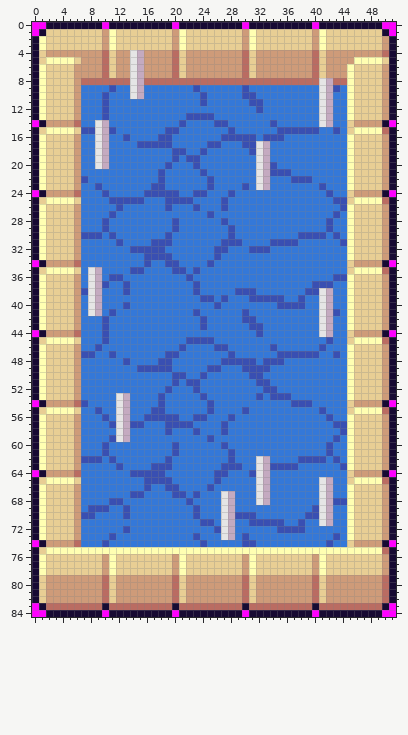
Sprite sheet: Images/Objects/anzacPool.png. Above, as it was before the edit.
The file is 52x85 pixels.
And afterwards:
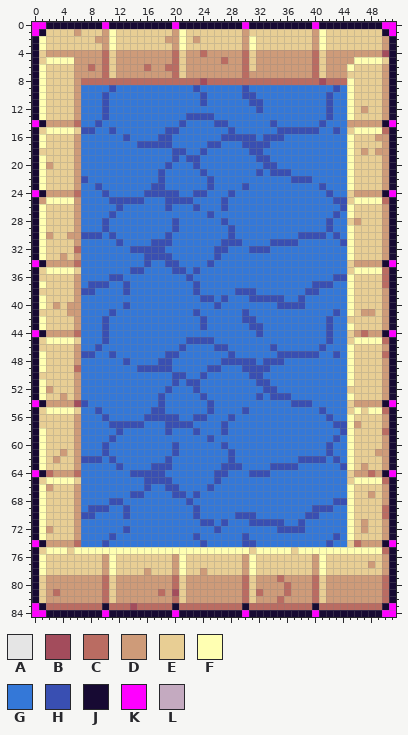
Palette (. is transparent): A #e5e5e5  B #a34c5c  C #ba6c62  D #ce9b79  E #e8ce94  F #ffffb2  G #3478d8  H #394fb2  J #170a33  K #ff00ff  L #c4aac0
Change:
Colour B replaces colour A in row 8 at x 41.
Colour B replaces colour C in row 4 at x 50; in row 8 at x 24; in row 54 at x 6; in row 81 at x 20; in row 83 at x 14.
Colour C replaces colour A in row 8 at x 14.
Colour C replaces colour D in row 4 at x 24; in row 5 at x 27; in row 6 at x 8, 16 and 19; in row 32 at x 6; in rows 36 to 37 at x 50; in row 44 at x 47.
Colour C replaces colour D in row 47 at x 50; in row 49 at x 6; in row 58 at x 50; in row 64 at x 2 and 48; in rows 69 to 70 at x 50; in row 74 at x 46.
Colour C replaces colour D in row 79 at x 35; in row 80 at x 36; in row 81 at x 3, 18, 32 and 36; in row 82 at x 35.
Colour C replaces colour L in row 8 at x 15 and 42.
Colour D replaces colour A in rows 4 to 7 at x 14.
Colour D replaces colour E in row 1 at x 6; in row 2 at x 9, 19 and 23; in row 5 at x 6; in row 7 at x 31; in row 12 at x 47; in row 14 at x 45.
Colour D replaces colour E in row 16 at x 49; in row 18 at x 47 and 49; in row 20 at x 2; in row 25 at x 1 and 6; in row 28 at x 46; in row 30 at x 2 and 5.
Colour D replaces colour E in row 33 at x 4; in row 40 at x 3 and 5; in row 41 at x 5 and 47 to 48; in row 52 at x 2; in row 53 at x 4; in row 57 at x 46.
Colour D replaces colour E in row 61 at x 4 and 49; in row 62 at x 3; in row 63 at x 47; in row 66 at x 2; in row 67 at x 48; in row 71 at x 47.
Colour D replaces colour E in row 72 at x 2 and 47; in row 77 at x 48; in row 78 at x 16 and 24.
Colour D replaces colour L in rows 4 to 7 at x 15.
Colour E replaces colour F in row 1 at x 31; in row 7 at x 45; in row 18 at x 1; in row 28 at x 45; in row 36 at x 1; in row 38 at x 1.
Colour E replaces colour F in row 41 at x 1; in row 42 at x 45; in row 46 at x 1; in row 50 at x 1; in row 52 at x 45; in row 55 at x 47.
Colour E replaces colour F in rows 56 to 57 at x 1; in row 75 at x 5, 31 and 37.
Colour G replaces colour A in rows 9 to 10 at x 14 and 41; in rows 11 to 13 at x 41; in rows 15 to 19 at x 9; in row 20 at x 9 and 32; in rows 22 to 23 at x 32; in rows 35 to 36 at x 8.
Colour G replaces colour A in row 38 at x 41; in rows 39 to 41 at x 8 and 41; in rows 42 to 44 at x 41; in rows 53 to 56 at x 12; in row 59 at x 12; in rows 62 to 63 at x 32.
Colour G replaces colour A in rows 65 to 66 at x 32 and 41; in rows 67 to 68 at x 27, 32 and 41; in row 69 at x 27; in row 70 at x 27 and 41; in row 71 at x 41; in rows 72 to 73 at x 27.
Colour G replaces colour L in row 9 at x 15 and 42; in row 10 at x 15; in row 14 at x 10 and 42; in rows 15 to 17 at x 10; in row 18 at x 10 and 33; in rows 19 to 20 at x 10.
Colour G replaces colour L in rows 21 to 23 at x 33; in rows 35 to 36 at x 9; in rows 38 to 41 at x 9 and 42; in rows 53 to 56 at x 13; in rows 58 to 59 at x 13; in rows 62 to 63 at x 33.
Colour G replaces colour L in rows 65 to 66 at x 33 and 42; in rows 67 to 68 at x 28, 33 and 42; in row 69 at x 28; in rows 70 to 71 at x 28 and 42; in rows 72 to 73 at x 28.
Colour H replaces colour A in row 14 at x 9 and 41; in rows 17 to 19 at x 32; in row 21 at x 32; in rows 37 to 38 at x 8; in rows 57 to 58 at x 12; in row 64 at x 32.
Colour H replaces colour A in row 69 at x 41; in row 71 at x 27.
Colour H replaces colour L in rows 10 to 13 at x 42; in row 17 at x 33; in rows 19 to 20 at x 33; in row 37 at x 9; in rows 42 to 44 at x 42; in row 57 at x 13.
Colour H replaces colour L in row 64 at x 33; in row 69 at x 42.
